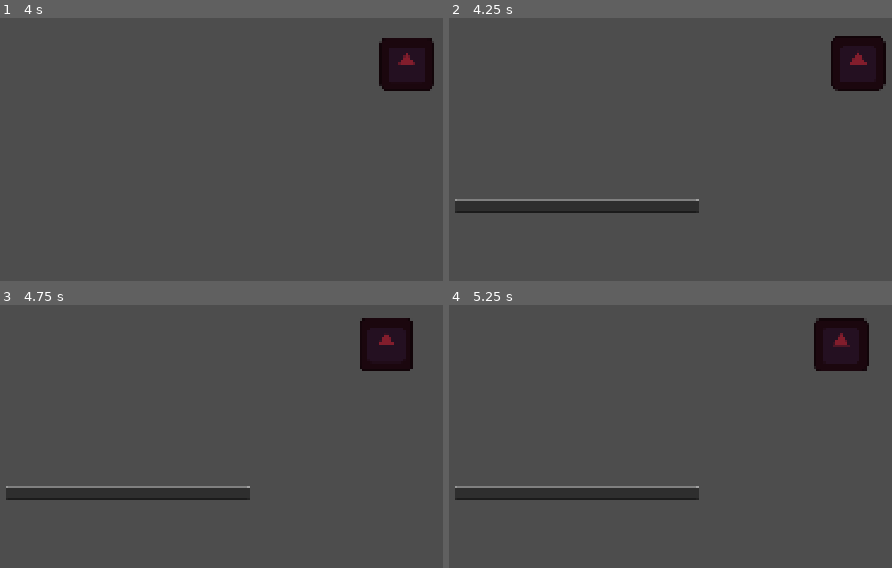
Above: before the commit, frames 1-4 (two rows, left to right).
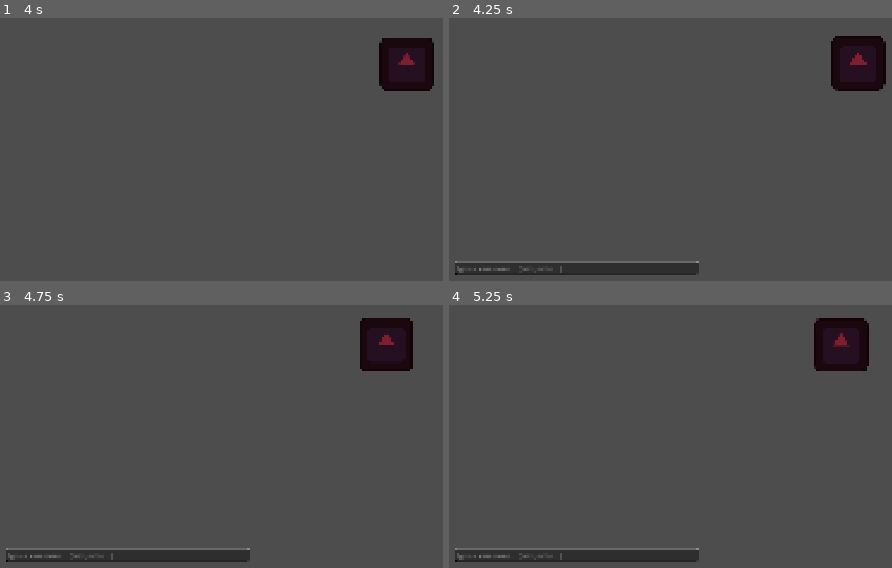
Above: after the commit, the same moments.

Repository: Zathmier/necromancer-game-public
Game: Godot game, scene res://scenes/main.tscn
Same seed, same stepped clock (60 frames per second), same inputs: the game is played once before the commit and once after it. The engine's default icon, where the game draws it, is replaced by a stand-in: a white triangle on a blue panel in a dark square.
Inputs (mouse positions are in pixels of both pictures, inside the frame that each line leads up to):
- Up to frame 1 (4 s): tap Enter at 0.5, 2 s; move the mouse to (outside the picture) at 0.52 s; click (outside the picture) at 0.67 s; tap Space at 1.25, 2.75 s; move the mouse to (234, 83) at 1.27 s; click (234, 83) at 1.42 s; move the mouse to (outside the picture) at 2.02 s; click (outside the picture) at 2.17 s; move the mouse to (354, 149) at 2.77 s; click (354, 149) at 2.92 s; move the mouse to (outside the picture) at 3.52 s; click (outside the picture) at 3.67 s
- Up to frame 2 (4.25 s): tap F1 (toggle_console) at 4.15 s
- Up to frame 3 (4.75 s): move the mouse to (outside the picture) at 4.27 s; click (outside the picture) at 4.42 s
- Up to frame 4 (5.25 s): tap Enter at 5 s; move the mouse to (883, 347) at 5.02 s; click (883, 347) at 5.17 s

Frame 1 is identical in both runs. In frame 2, 5.6% of the frame differs, in the area x 1-57%, y 68-98%; in frame 3, 5.6%; in frame 4, 5.6%.

Commit message:
Console: build UI in code (OutputLog + InputLine), bottom-left layout, F1 toggle

Diff:
--- a/scripts/ui/Console.gd
+++ b/scripts/ui/Console.gd
@@ -1,8 +1,10 @@
 extends Control
 
-@onready var vbox: VBoxContainer = $VBoxContainer
-@onready var output_log: RichTextLabel = %OutputLog
-@onready var input_line: LineEdit = %InputLine
+# Built entirely in code — no inspector/setup needed.
+
+var vbox: VBoxContainer
+var output_log: RichTextLabel
+var input_line: LineEdit
 
 const ACTION_TOGGLE := "toggle_console"
 const WIDTH := 600
@@ -10,31 +12,103 @@
 const MARGIN := 16
 
 func _ready() -> void:
-	visible = false
-
-	# 1) Ensure keybinds exist (F1 + `)
+	# 1) Keybinds
 	_ensure_keybinds()
 
-	# 2) Layout this panel to bottom-left (600x200) in code
-	_configure_layout()
+	# 2) Layout panel bottom-left
+	_configure_panel()
 
-	# 3) Make VBox fill the panel with padding
-	_configure_vbox()
+	# 3) Build UI if missing (VBox + OutputLog + InputLine)
+	_build_ui()
 
-	# 4) Hook up backend signals / UI signals
+	# 4) Wire signals
 	Bus.toggle_console.connect(_on_toggle)
 	Bus.console_output.connect(_on_console_output)
 	if not input_line.text_submitted.is_connected(_on_InputLine_text_submitted):
 		input_line.text_submitted.connect(_on_InputLine_text_submitted)
 
-	# 5) Scroll settings for the log
-	output_log.scroll_active = true
-	output_log.scroll_following = true
+	# 5) Start hidden
+	visible = false
 
 func _unhandled_input(event: InputEvent) -> void:
 	if event.is_action_pressed(ACTION_TOGGLE):
 		Bus.request_toggle_console()
 		get_viewport().set_input_as_handled()
+
+# ---------- UI BUILD ----------
+
+func _build_ui() -> void:
+	# Reuse if already present, else create
+	vbox = get_node_or_null("VBoxContainer") as VBoxContainer
+	if vbox == null:
+		vbox = VBoxContainer.new()
+		vbox.name = "VBoxContainer"
+		add_child(vbox)
+
+	# Fill the panel with a bit of padding
+	vbox.anchor_left = 0.0
+	vbox.anchor_top = 0.0
+	vbox.anchor_right = 1.0
+	vbox.anchor_bottom = 1.0
+	vbox.offset_left = 8
+	vbox.offset_top = 8
+	vbox.offset_right = -8
+	vbox.offset_bottom = -8
+#	vbox.separator = 6
+
+	# Output log
+	output_log = vbox.get_node_or_null("OutputLog") as RichTextLabel
+	if output_log == null:
+		output_log = RichTextLabel.new()
+		output_log.name = "OutputLog"
+		vbox.add_child(output_log)
+
+	# Input line
+	input_line = vbox.get_node_or_null("InputLine") as LineEdit
+	if input_line == null:
+		input_line = LineEdit.new()
+		input_line.name = "InputLine"
+		vbox.add_child(input_line)
+
+	# Size behavior
+	output_log.size_flags_horizontal = Control.SIZE_EXPAND_FILL
+	output_log.size_flags_vertical = Control.SIZE_EXPAND_FILL
+	output_log.scroll_active = true
+	output_log.scroll_following = true
+	output_log.bbcode_enabled = false
+	output_log.custom_minimum_size.y = 140
+
+	input_line.size_flags_horizontal = Control.SIZE_EXPAND_FILL
+	input_line.placeholder_text = "type a command… (help, echo …)"
+
+func _configure_panel() -> void:
+	# Bottom-left, fixed size WIDTH×HEIGHT
+	anchor_left = 0.0
+	anchor_right = 0.0
+	anchor_top = 1.0
+	anchor_bottom = 1.0
+	offset_left = MARGIN
+	offset_right = MARGIN + WIDTH
+	offset_bottom = -MARGIN
+	offset_top = -MARGIN - HEIGHT
+
+# ---------- Keybinds ----------
+
+func _ensure_keybinds() -> void:
+	if not InputMap.has_action(ACTION_TOGGLE):
+		InputMap.add_action(ACTION_TOGGLE)
+	_add_key_if_missing(ACTION_TOGGLE, KEY_F1)
+
+
+func _add_key_if_missing(action: String, keycode: Key) -> void:
+	for e in InputMap.action_get_events(action):
+		if e is InputEventKey and e.physical_keycode == keycode:
+			return
+	var ev := InputEventKey.new()
+	ev.physical_keycode = keycode
+	InputMap.action_add_event(action, ev)
+
+# ---------- Hooks ----------
 
 func _on_toggle() -> void:
 	visible = not visible
@@ -48,45 +122,7 @@
 func _on_InputLine_text_submitted(text: String) -> void:
 	if text.strip_edges().is_empty():
 		return
-	Bus.send_output("> " + text)
+	# echo the command itself
+	_on_console_output("> " + text)
 	Bus.send_console(text)
 	input_line.clear()
-
-# ---------- helpers ----------
-
-func _ensure_keybinds() -> void:
-	if not InputMap.has_action(ACTION_TOGGLE):
-		InputMap.add_action(ACTION_TOGGLE)
-	# Add F1
-	_add_key_if_missing(ACTION_TOGGLE, KEY_F1)
-
-func _add_key_if_missing(action: String, keycode: Key) -> void:
-	for e in InputMap.action_get_events(action):
-		if e is InputEventKey and e.physical_keycode == keycode:
-			return
-	var ev := InputEventKey.new()
-	ev.physical_keycode = keycode
-	InputMap.action_add_event(action, ev)
-
-func _configure_layout() -> void:
-	# bottom-left anchoring
-	anchor_left = 0.0
-	anchor_right = 0.0
-	anchor_top = 1.0
-	anchor_bottom = 1.0
-	# offsets: width/height with margins
-	offset_left = MARGIN
-	offset_right = MARGIN + WIDTH
-	offset_bottom = -MARGIN
-	offset_top = -MARGIN - HEIGHT
-
-func _configure_vbox() -> void:
-	# make VBox fill entire console with 8px inner padding
-	vbox.anchor_left = 0.0
-	vbox.anchor_top = 0.0
-	vbox.anchor_right = 1.0
-	vbox.anchor_bottom = 1.0
-	vbox.offset_left = 8
-	vbox.offset_top = 8
-	vbox.offset_right = -8
-	vbox.offset_bottom = -8
